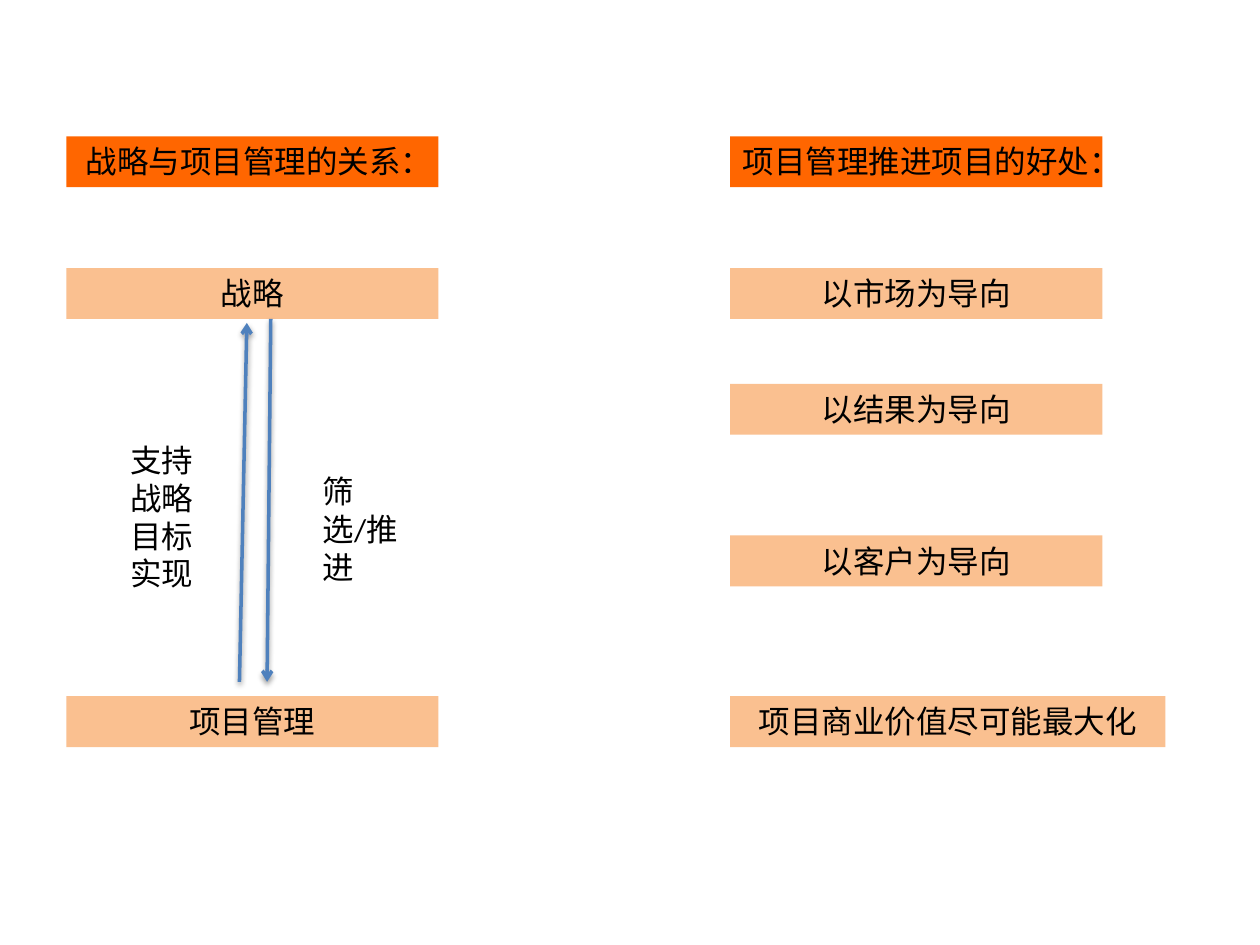
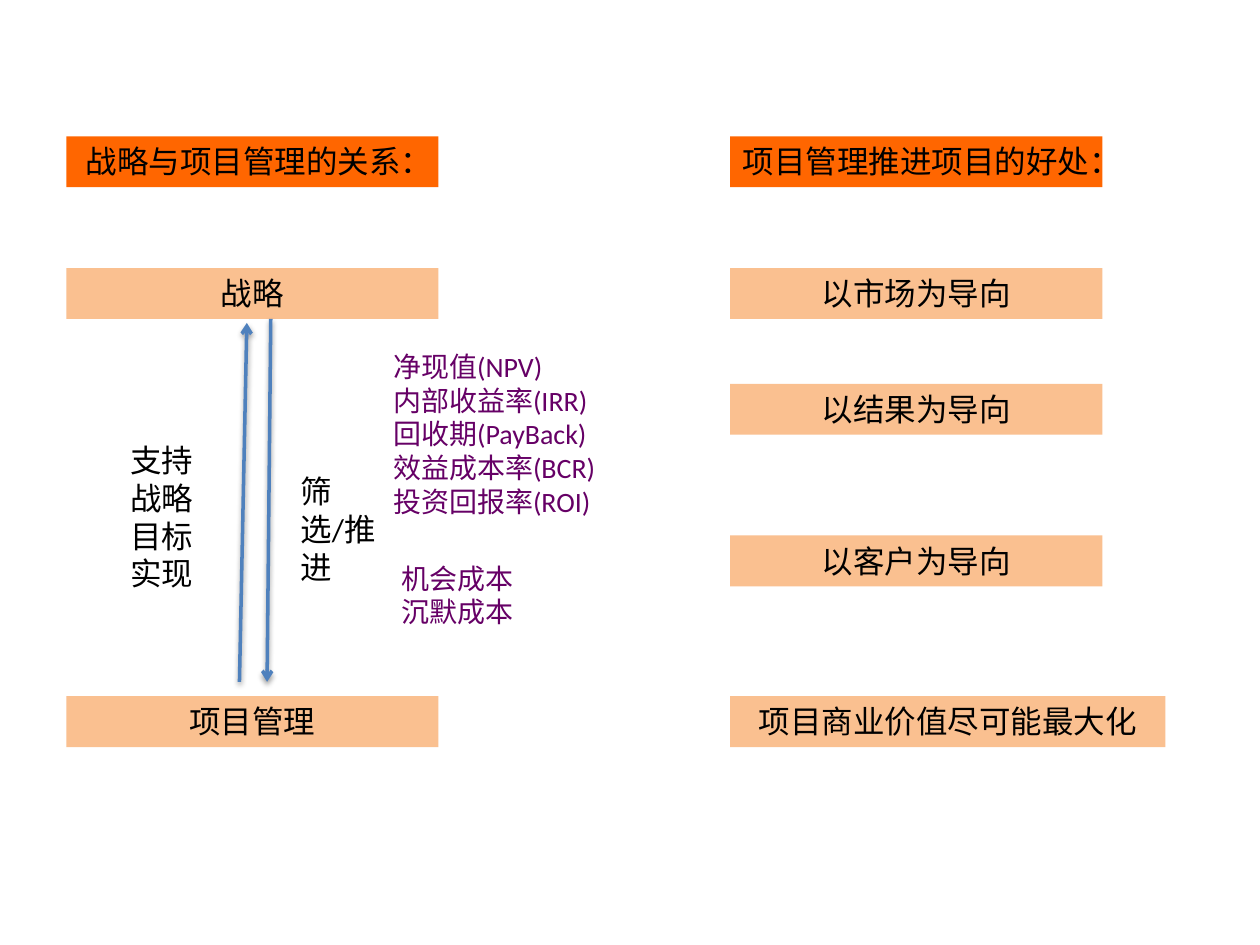
Before and after one commit to itwyhuaing/ProjectM, a slide deck: slide 8 of HaiNaBian_PM知识分享/201812/PM.pptx. Drawn at 1260x945 pixels with LibreOffice and Linux fonts; fonts in the diff are those of the drawing; background and template pictures are left out. Boxes give left, top, right and bottom in pixels: in the first picture for what was removed or moved away, otherwise in the second. Text is boxed around its words. In the diff, an @@ line names an element or a change of style, - is before the commit and + after.

```diff
--- a/HaiNaBian_PM知识分享/201812/PM.pptx
+++ b/HaiNaBian_PM知识分享/201812/PM.pptx
@@ text added at (393,353,595,516), 16 pt, text #660066 @@
+净现值(NPV)
+内部收益率(IRR)
+回收期(PayBack)
+效益成本率(BCR)
+投资回报率(ROI)
@@ text "筛选/推进": place and size @@
-text "筛选/推进" at (323,476,398,581)
+text "筛选/推进" at (300,476,375,581)
@@ text added at (402,565,514,625), 16 pt, text #660066 @@
+机会成本
+沉默成本
```
Also in this commit, not shown: 1 other slide changed, 6 slides added, 1 slide removed.
